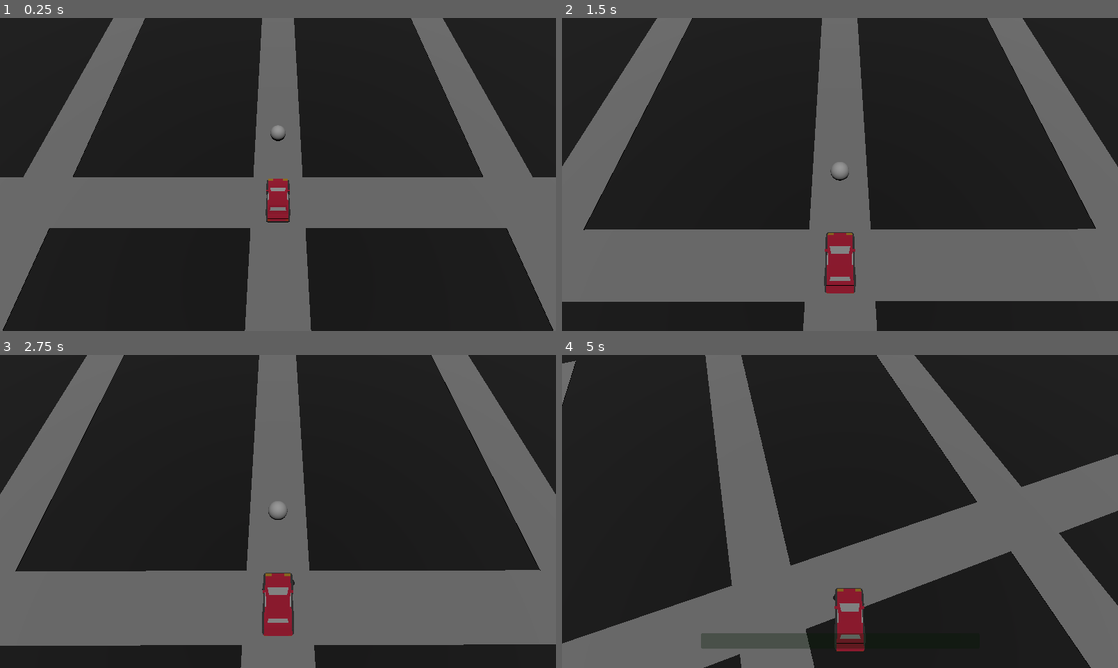
Above: before the commit, frames 1-4 (two rows, left to right).
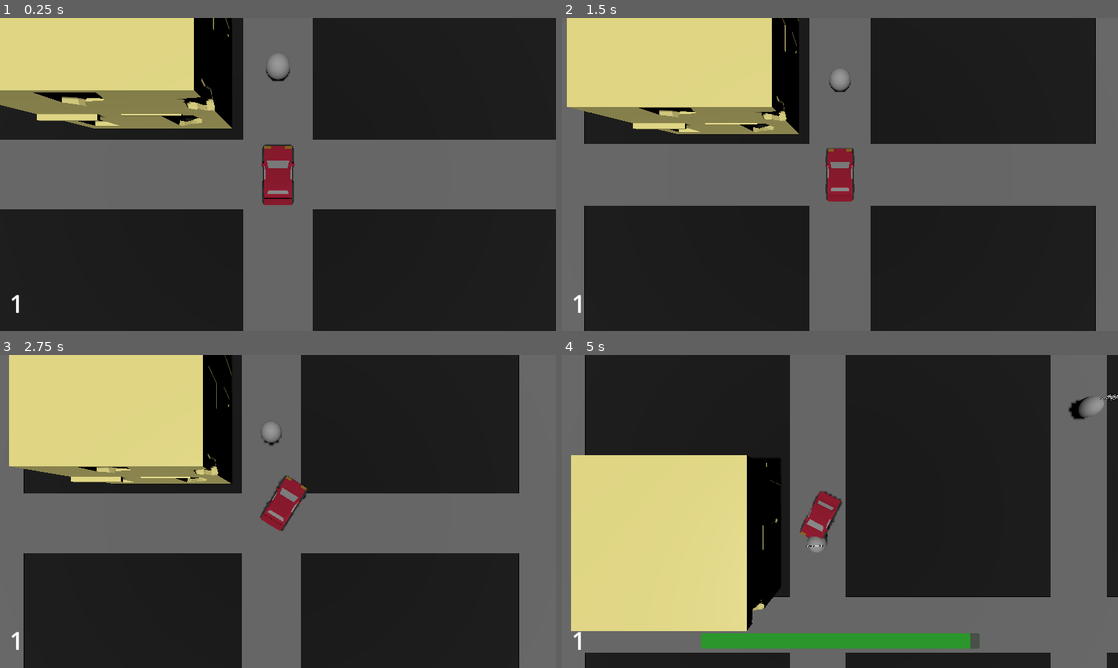
Above: after the commit, the same moments.

Repository: L30HP/kfl
Game: Godot game, scene res://Scenes/main.tscn
The game is run twice, just before and just after one commit, with the same random seed, the same clock (stepped at 60 frames per second) and the same inputs.
Inputs:
- Up to frame 1 (0.25 s): no input
- Up to frame 2 (1.5 s): hold D (Steer Right) 0.53-1.28 s; hold W (Throttle) 0.53-1.28 s; hold S (Brakes) from 1.28 s (still down); tap W (Throttle) at 1.35 s
- Up to frame 3 (2.75 s): release S (Brakes) at 2.03 s; hold D (Steer Right) from 2.03 s (still down); hold W (Throttle) from 2.03 s (still down)
- Up to frame 4 (5 s): release D (Steer Right) at 2.78 s; release W (Throttle) at 2.78 s; hold Up (ui_up) 2.78-3.53 s; tap W (Throttle) at 2.85, 4.35 s; hold W (Throttle) 3.53-4.28 s; hold A (Steer Left) from 3.53 s (still down)

The runs differ from the first frame. In frame 1, 39% of the frame differs, in the area x 0-100%, y 0-100%; in frame 2, 58%; in frame 3, 60%; in frame 4, 60%.

Commit message:
Checkpoints

Diff:
--- a/Buildings/ground_floor_3x3.tscn
+++ b/Buildings/ground_floor_3x3.tscn
@@ -1,18 +1,18 @@
 [gd_scene load_steps=9 format=3 uid="uid://dvpyel7aa8wsv"]
 
-[ext_resource type="PackedScene" uid="uid://tva414iki37r" path="res://assets/BrokenWall1.glb" id="1_2htfv"]
-[ext_resource type="PackedScene" uid="uid://bj3ag71w2njh6" path="res://assets/BrokenWall2.glb" id="2_fti3w"]
-[ext_resource type="PackedScene" uid="uid://cfgmvfrdxkgl5" path="res://assets/BrokenWall4.glb" id="3_pc2w7"]
-[ext_resource type="PackedScene" uid="uid://3j7aw71h66ss" path="res://assets/BrokenWindow1.glb" id="4_ib73o"]
-[ext_resource type="PackedScene" uid="uid://ckl0o2dkbkh3f" path="res://assets/Door.glb" id="5_ceejn"]
-[ext_resource type="PackedScene" uid="uid://cnlmvp3sv2053" path="res://assets/Wall.glb" id="6_f66dq"]
-[ext_resource type="PackedScene" uid="uid://ccswuifginaan" path="res://assets/Window.glb" id="7_0fgri"]
-[ext_resource type="PackedScene" uid="uid://bgmfy2loo63d6" path="res://assets/Ceiling.glb" id="8_3yj6s"]
+[ext_resource type="PackedScene" uid="uid://dds3y6o7em7yq" path="res://assets/BrokenWall1.glb" id="1_2htfv"]
+[ext_resource type="PackedScene" uid="uid://bfhk1vnwt2csx" path="res://assets/BrokenWall2.glb" id="2_fti3w"]
+[ext_resource type="PackedScene" uid="uid://o1iingw8acre" path="res://assets/BrokenWall4.glb" id="3_pc2w7"]
+[ext_resource type="PackedScene" uid="uid://cgkwom80gcjpv" path="res://assets/BrokenWindow1.glb" id="4_ib73o"]
+[ext_resource type="PackedScene" uid="uid://olvb6cwbsfng" path="res://assets/Door.glb" id="5_ceejn"]
+[ext_resource type="PackedScene" uid="uid://d0xwfplcwvbba" path="res://assets/Wall.glb" id="6_f66dq"]
+[ext_resource type="PackedScene" uid="uid://cmvcnwyf53nkg" path="res://assets/Window.glb" id="7_0fgri"]
+[ext_resource type="PackedScene" uid="uid://b2suwata1hp3a" path="res://assets/Ceiling.glb" id="8_3yj6s"]
 
 [node name="GroundFloor3x3" type="Node3D"]
 
 [node name="BrokenWall12" parent="." instance=ExtResource("1_2htfv")]
-transform = Transform3D(-4.37114e-08, 0, 1, 0, 1, 0, -1, 0, -4.37114e-08, 2, 0, -3)
+transform = Transform3D(-4.37114e-08, 0, 1, 0, 1, 0, -1, 0, -4.37114e-08, 2, 0, -2.8)
 
 [node name="BrokenWall22" parent="." instance=ExtResource("2_fti3w")]
 transform = Transform3D(1, 0, 0, 0, 1, 0, 0, 0, 1, -3, 0, -2)
@@ -21,7 +21,7 @@
 transform = Transform3D(1, 0, 0, 0, 1, 0, 0, 0, 1, 2.8, 0, 0)
 
 [node name="BrokenWall42" parent="." instance=ExtResource("3_pc2w7")]
-transform = Transform3D(-4.37114e-08, 0, -1, 0, 1, 0, 1, 0, -4.37114e-08, 2, 0, 3)
+transform = Transform3D(-4.37114e-08, 0, -1, 0, 1, 0, 1, 0, -4.37114e-08, 2, 0, 2.8)
 
 [node name="BrokenWindow12" parent="." instance=ExtResource("4_ib73o")]
 transform = Transform3D(1, 0, 0, 0, 1, 0, 0, 0, 1, -3, 0, 0)
@@ -36,16 +36,16 @@
 transform = Transform3D(1, 0, 0, 0, 1, 0, 0, 0, 1, 2.8, 0, 2)
 
 [node name="Wall4" parent="." instance=ExtResource("6_f66dq")]
-transform = Transform3D(-4.37114e-08, 0, -1, 0, 1, 0, 1, 0, -4.37114e-08, 0, 0, 3)
+transform = Transform3D(-4.37114e-08, 0, -1, 0, 1, 0, 1, 0, -4.37114e-08, 0, 0, 2.8)
 
 [node name="Window2" parent="." instance=ExtResource("7_0fgri")]
-transform = Transform3D(-4.37114e-08, 0, 1, 0, 1, 0, -1, 0, -4.37114e-08, 0, 0, -3)
+transform = Transform3D(-4.37114e-08, 0, 1, 0, 1, 0, -1, 0, -4.37114e-08, 0, 0, -2.8)
 
 [node name="Window3" parent="." instance=ExtResource("7_0fgri")]
-transform = Transform3D(-4.37114e-08, 0, 1, 0, 1, 0, -1, 0, -4.37114e-08, -2, 0, 3.2)
+transform = Transform3D(-4.37114e-08, 0, 1, 0, 1, 0, -1, 0, -4.37114e-08, -2, 0, 3)
 
 [node name="Wall3" parent="." instance=ExtResource("6_f66dq")]
-transform = Transform3D(-4.37114e-08, 0, -1, 0, 1, 0, 1, 0, -4.37114e-08, -2, 0, -3.2)
+transform = Transform3D(-4.37114e-08, 0, -1, 0, 1, 0, 1, 0, -4.37114e-08, -2, 0, -3)
 
 [node name="Ceiling2" parent="." instance=ExtResource("8_3yj6s")]
 transform = Transform3D(1, 0, 0, 0, 1, 0, 0, 0, 1, -2, 0, -2.2)
--- a/Scenes/hud.tscn
+++ b/Scenes/hud.tscn
@@ -28,11 +28,10 @@
 theme_override_font_sizes/font_size = 30
 show_percentage = false
 
-[node name="Points" type="Label" parent="."]
-visible = false
+[node name="Time" type="Label" parent="."]
 offset_left = 20.0
 offset_top = 556.0
 offset_right = 123.0
 offset_bottom = 627.0
-text = "10"
+text = "1"
 label_settings = SubResource("LabelSettings_cy05x")
--- a/Scenes/main.tscn
+++ b/Scenes/main.tscn
@@ -1,10 +1,13 @@
-[gd_scene load_steps=12 format=3 uid="uid://q78bis70siql"]
+[gd_scene load_steps=16 format=3 uid="uid://q78bis70siql"]
 
 [ext_resource type="Script" path="res://Scripts/main.gd" id="1_4xvcx"]
 [ext_resource type="PackedScene" uid="uid://bv0i7hej2qyog" path="res://Scenes/checkpoint.tscn" id="5_nkqer"]
 [ext_resource type="PackedScene" uid="uid://c3ixqkc6k13yi" path="res://addons/gevp/scenes/vehicle_controller.tscn" id="5_s7dyk"]
 [ext_resource type="PackedScene" uid="uid://fo6kt54q87tf" path="res://addons/gevp/scenes/arcade_car.tscn" id="5_xd0wm"]
+[ext_resource type="PackedScene" uid="uid://dvpyel7aa8wsv" path="res://Buildings/ground_floor_3x3.tscn" id="7_xqsnh"]
 [ext_resource type="PackedScene" uid="uid://che7bx5v08gap" path="res://Scenes/hud.tscn" id="8_lsuvu"]
+[ext_resource type="PackedScene" uid="uid://c2f46kgub66ia" path="res://Buildings/middle_flor_3x_3.tscn" id="8_yp1fr"]
+[ext_resource type="PackedScene" uid="uid://d0xwfplcwvbba" path="res://Assets/Wall.glb" id="9_n2oi2"]
 [ext_resource type="Script" path="res://Scripts/smooth_camera.gd" id="9_twnrq"]
 
 [sub_resource type="StandardMaterial3D" id="StandardMaterial3D_tquo6"]
@@ -12,6 +15,10 @@
 
 [sub_resource type="StandardMaterial3D" id="StandardMaterial3D_10b2l"]
 albedo_color = Color(0.391185, 0.391185, 0.391185, 1)
+
+[sub_resource type="PhysicsMaterial" id="PhysicsMaterial_4ub80"]
+friction = 0.15
+bounce = 0.15
 
 [sub_resource type="StandardMaterial3D" id="StandardMaterial3D_bhu52"]
 albedo_color = Color(1, 0.54902, 0.415686, 1)
@@ -61,22 +68,30 @@
 [node name="Buildings" type="Node3D" parent="Map"]
 transform = Transform3D(2, 0, 0, 0, 2, 0, 0, 0, 2, -1, 0, 0)
 
-[node name="Checkpoint" parent="Map" instance=ExtResource("5_nkqer")]
+[node name="Pairs" type="Node3D" parent="Map"]
+
+[node name="Easy1" parent="Map/Pairs" instance=ExtResource("5_nkqer")]
 transform = Transform3D(1, 0, 0, 0, 1, 0, 0, 0, 1, 0, 0.685113, -4.45639)
+
+[node name="End" parent="Map/Pairs/Easy1" instance=ExtResource("5_nkqer")]
+transform = Transform3D(1, 0, 0, 0, 1, 0, 0, 0, 1, 14, 0, -7)
+script = null
+
+[node name="Camera3D" type="Camera3D" parent="." node_paths=PackedStringArray("target")]
+transform = Transform3D(1, 0, 0, 0, -4.37114e-08, 1, 0, -1, -4.37114e-08, 0, 7.97227, 0)
+script = ExtResource("9_twnrq")
+target = NodePath("../VehicleController2/VehicleRigidBody")
 
 [node name="VehicleController2" parent="." node_paths=PackedStringArray("vehicle_node") instance=ExtResource("5_s7dyk")]
 vehicle_node = NodePath("VehicleRigidBody")
 
 [node name="VehicleRigidBody" parent="VehicleController2" instance=ExtResource("5_xd0wm")]
 transform = Transform3D(1, 0, 0, 0, 1, 0, 0, 0, 1, 0, -0.0277321, 0)
+physics_material_override = SubResource("PhysicsMaterial_4ub80")
 throttle_speed = 60.0
+shift_time = 0.0
 vehicle_mass = 1000.0
 center_of_gravity_height_offset = -0.3
-
-[node name="Camera3D" type="Camera3D" parent="VehicleController2/VehicleRigidBody" node_paths=PackedStringArray("target")]
-transform = Transform3D(1, 0, 0, 0, 0.422618, 0.906308, 0, -0.906308, 0.422618, 0, 12.013, 5.8)
-script = ExtResource("9_twnrq")
-target = NodePath("..")
 
 [node name="CPUParticles3D" type="CPUParticles3D" parent="VehicleController2/VehicleRigidBody"]
 transform = Transform3D(-4.37114e-08, 0, -1, 0, 1, 0, 1, 0, -4.37114e-08, -0.424583, 0.239263, 1.28995)
@@ -93,10 +108,29 @@
 color_ramp = SubResource("Gradient_xlbux")
 
 [node name="DirectionalLight3D" type="DirectionalLight3D" parent="."]
-transform = Transform3D(1, 0, 0, 0, 8.9407e-08, 1, 0, -1, 8.9407e-08, 0, 150, 0)
+transform = Transform3D(1, 0, 0, 0, 0.258819, 0.965926, 0, -0.965926, 0.258819, 0, 150, 44)
+shadow_enabled = true
 
 [node name="HUD" parent="." instance=ExtResource("8_lsuvu")]
 
-[connection signal="body_entered" from="Map/Checkpoint" to="." method="_on_checkpoint_body_entered"]
-[connection signal="body_exited" from="Map/Checkpoint" to="." method="_on_checkpoint_body_exited"]
-[connection signal="checkpoint_entered" from="Map/Checkpoint" to="." method="_on_checkpoint_checkpoint_entered"]
+[node name="MiddleFlor3x3" parent="." instance=ExtResource("8_yp1fr")]
+transform = Transform3D(1, 0, 0, 0, 1, 0, 0, 0, 1, -5, 2, -5)
+
+[node name="GroundFloor3x3" parent="." instance=ExtResource("7_xqsnh")]
+transform = Transform3D(1, 0, 0, 0, 1, 0, 0, 0, 1, -5, 0, -5)
+
+[node name="Wall2" parent="." instance=ExtResource("9_n2oi2")]
+transform = Transform3D(2, 0, 0, 0, 2, 0, 0, 0, 50, -50, 0, 0)
+
+[node name="Wall3" parent="." instance=ExtResource("9_n2oi2")]
+transform = Transform3D(2, 0, 0, 0, 2, 0, 0, 0, 50, 50, 0, 0)
+
+[node name="Wall4" parent="." instance=ExtResource("9_n2oi2")]
+transform = Transform3D(-8.74228e-08, 0, -50, 0, 2, 0, 2, 0, -2.18557e-06, 0, 0, -50)
+
+[node name="Wall5" parent="." instance=ExtResource("9_n2oi2")]
+transform = Transform3D(2.62268e-07, 0, 50, 0, 2, 0, -2, 0, 6.55671e-06, 0, 0, 50)
+
+[connection signal="checkpoint_entered" from="Map/Pairs/Easy1" to="." method="_on_checkpoint_checkpoint_entered"]
+[connection signal="checkpoint_won" from="Map/Pairs/Easy1" to="." method="_on_easy_1_checkpoint_won"]
+[connection signal="body_entered" from="Map/Pairs/Easy1/End" to="Map/Pairs/Easy1" method="_on_end_body_entered"]
--- a/Scripts/checkpoint.gd
+++ b/Scripts/checkpoint.gd
@@ -1,8 +1,14 @@
 extends Node3D
-var progress = 0
+var time_left = 0
 var active = false
 
+@export var total_time = 5.0
+
 signal checkpoint_entered(checkpoint: Node3D)
+signal checkpoint_won(checkpoint: Node3D)
+
+@onready var end: Area3D = $End
+
 
 # Called when the node enters the scene tree for the first time.
 func _ready():
@@ -12,17 +18,24 @@
 # Called every frame. 'delta' is the elapsed time since the previous frame.
 func _process(delta):
 	if active:
-		progress += (100 / 5) * delta
-	else:
-		progress = 0
+		time_left -= delta
 
+	if time_left < 0:
+		# Failed
+		pass
 
 func _on_body_entered(body):
+	if not visible: return
 	active = true
 	$Label3D.visible = true
 	checkpoint_entered.emit(self)
 
+	time_left = total_time
 
 func _on_body_exited(body):
+	$Label3D.visible = false
+
+func _on_end_body_entered(body: Node3D) -> void:
 	active = false
-	$Label3D.visible = false
+	if time_left > 0:
+		checkpoint_won.emit(self)
--- a/Scripts/main.gd
+++ b/Scripts/main.gd
@@ -9,12 +9,16 @@
 
 # Called every frame. 'delta' is the elapsed time since the previous frame.
 func _process(delta):
-	#var procent = $VehicleController2/VehicleRigidBody.speed * 3.6
-	var progress = $Map/Checkpoint.progress
-	$HUD.set_progressbar(progress)
-	if progress == 100:
-		points += 1
+	if active_checkpoint:
+		#var procent = $VehicleController2/VehicleRigidBody.speed * 3.6
+		var progress = (100.0*active_checkpoint.time_left)/active_checkpoint.total_time
+		$HUD.set_progressbar(progress)
 
 func _on_checkpoint_checkpoint_entered(checkpoint: Node3D) -> void:
 	active_checkpoint = checkpoint
 	$HUD/ProgressBar.visible = true
+
+
+func _on_easy_1_checkpoint_won(checkpoint: Node3D) -> void:
+	points += 1
+	checkpoint.visible = false
--- a/project.godot
+++ b/project.godot
@@ -18,6 +18,10 @@
 [display]
 
 window/stretch/mode="canvas_items"
+
+[filesystem]
+
+import/blender/enabled=false
 
 [input]
 
Not shown, added: Assets/BrokenWall1.glb.import
Not shown, added: Assets/BrokenWall2.glb.import
Not shown, added: Assets/BrokenWall4.glb.import
Not shown, added: Assets/BrokenWindow1.glb.import
Not shown, added: Assets/Ceiling.glb.import
Not shown, added: Assets/Door.glb.import
Not shown, added: Assets/Wall.glb.import
Not shown, added: Assets/Window.glb.import
